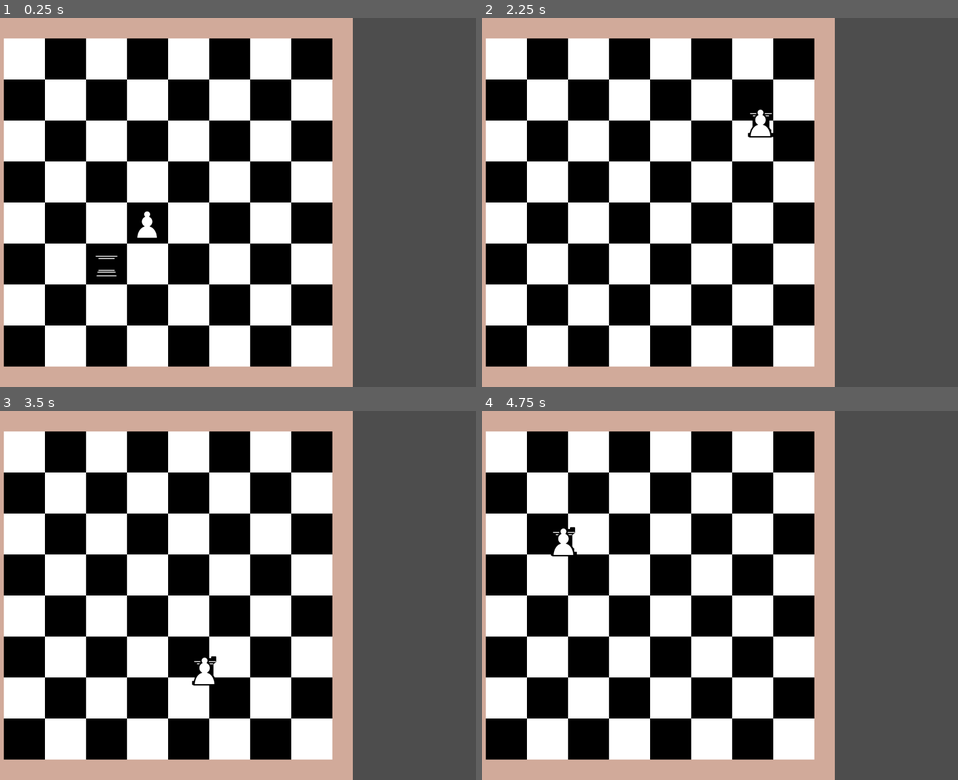
Above: before the commit, frames 1-4 (two rows, left to right).
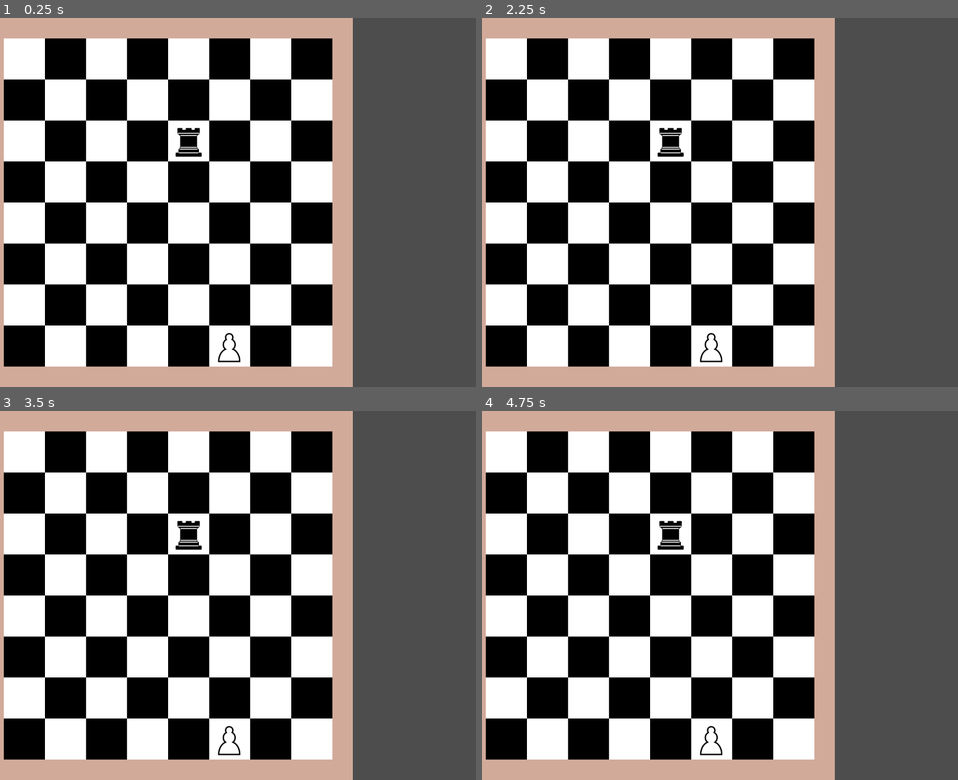
Above: after the commit, the same moments.

Repository: Hunter-1/Godot-Chess
Game: Godot game, scene res://game.tscn
The game is run twice, just before and just after one commit, with the same random seed, the same clock (stepped at 60 frames per second) and the same inputs.
Inputs (mouse positions are in pixels of both pictures, inside the frame that each line leads up to):
- Up to frame 1 (0.25 s): no input
- Up to frame 2 (2.25 s): tap Enter at 0.5, 2 s; move the mouse to (586, 265) at 0.52 s; press the mouse at (586, 265) at 0.53 s; tap Space at 1.25 s; move the mouse to (629, 224) at 1.27 s; release the mouse at (629, 224) at 1.28 s; click (629, 224) at 1.35 s; move the mouse to (762, 121) at 2.02 s; press the mouse at (762, 121) at 2.03 s
- Up to frame 3 (3.5 s): tap Space at 2.75 s; move the mouse to (204, 669) at 2.77 s; release the mouse at (204, 669) at 2.78 s; click (204, 669) at 2.85 s
- Up to frame 4 (4.75 s): tap Enter at 3.5 s; move the mouse to (858, 650) at 3.52 s; press the mouse at (858, 650) at 3.53 s; tap Space at 4.25 s; move the mouse to (562, 540) at 4.27 s; release the mouse at (562, 540) at 4.28 s; click (562, 540) at 4.35 s

The runs differ from the first frame. In frame 1, 0.7% of the frame differs, in the area x 20-51%, y 29-94%; in frame 2, 0.6%; in frame 3, 0.6%; in frame 4, 0.7%.

Commit message:
Piece can be Placed
A Piece that is picked up can be placed on any square

Diff:
--- a/board.gd
+++ b/board.gd
@@ -1,7 +1,13 @@
 extends Area2D
+
+
 
 var Squares = []
 var size: int = 8
+
+var is_piece_picked_up: bool = false
+var picked_up_boardPosition: Vector2i
+var picked_up_piece
 
 func _ready():
 	for i in range(size):
@@ -11,9 +17,22 @@
 			square.initialize(i,j)
 			add_child(square)
 			row.append(square)
+			square.connect("piece_clicked",self._on_piece_clicked)
+			square.connect("square_clicked", self._on_square_clicked)
+
 		Squares.append(row)
-	add_piece(create_piece(5,0),3,4)
+	add_piece(create_piece(5,0),7,5)
 	add_piece(create_piece(4,1),2,5)
+	move_piece(2,5,2,4)
+
+
+
+func move_piece(oldRow: int, oldCol: int, newRow: int, newCol: int):
+	add_piece(remove_piece(oldRow,oldCol),newRow, newCol)
+	print("Piece Moves from ",oldRow,oldCol," to ",newRow,newCol)
+
+func remove_piece(row: int, col: int):
+	return Squares[row][col].remove_piece()
 
 func add_piece(piece ,row: int, col: int):
 	Squares[row][col].set_piece(piece)
@@ -23,6 +42,24 @@
 	piece.initialize(type,color)
 	return piece
 
+func _on_piece_clicked(boardPosition: Vector2i, piece):
+	is_piece_picked_up = true
+	picked_up_boardPosition = boardPosition
+	picked_up_piece = piece
+	get_tree().call_group("squares", "set_is_second_pick",true)
+
+func _on_square_clicked(newBoardPosition: Vector2i, newPiece):
+	picked_up_piece.set_is_picked_up(false)
+	move_piece(
+	picked_up_boardPosition.y,
+	picked_up_boardPosition.x,
+	newBoardPosition.y,
+	newBoardPosition.x)
+	is_piece_picked_up = false
+	picked_up_boardPosition = Vector2i.ZERO
+	get_tree().call_group("squares", "set_is_second_pick",false)
+
+
 # Called every frame. 'delta' is the elapsed time since the previous frame.
 func _process(delta):
 	pass
--- a/piece.gd
+++ b/piece.gd
@@ -33,9 +33,10 @@
 		global_position = get_global_mouse_position()
 		global_position += Vector2(pickup_offset, pickup_offset)
 
+func set_is_picked_up(boolean: bool):
+	is_picked_up = boolean
+	if !is_picked_up:
+		position = Vector2.ZERO
 
-func _on_input_event(viewport, event, shape_idx):
-	if event.is_action_pressed("Click"):
-		if is_picked_up:
-			is_picked_up = false
-		is_picked_up = true
+func get_is_picked_up():
+	return is_picked_up
--- a/piece.tscn
+++ b/piece.tscn
@@ -110,5 +110,3 @@
 position = Vector2(50, 50)
 sprite_frames = SubResource("SpriteFrames_u48fa")
 animation = &"Piece Appearance"
-
-[connection signal="input_event" from="." to="." method="_on_input_event"]
--- a/square.gd
+++ b/square.gd
@@ -1,5 +1,7 @@
 extends Area2D
 
+signal piece_clicked(boardPosition: Vector2i, piece)
+signal square_clicked(boardPosition: Vector2i)
 
 var boardPosition: Vector2i
 
@@ -12,8 +14,10 @@
 var white_color = Color(1,1,1)
 var black_color = Color(0,0,0)
 
+var is_second_pick: bool = false
+
 func initialize(row: int, col: int):
-	boardPosition = Vector2i(row, col)
+	boardPosition = Vector2i(col,row)
 	position = _get_squarePosition()
 
 # Called when the node enters the scene tree for the first time.
@@ -34,7 +38,27 @@
 	add_child(newPiece)
 	self.piece = newPiece
 
+func remove_piece():
+	var piece = self.piece
+	self.piece = null
+	remove_child(piece)
+	return piece
+
+func set_is_second_pick(boolean: bool):
+	is_second_pick = boolean
 
 # Called every frame. 'delta' is the elapsed time since the previous frame.
 func _process(delta):
 	pass
+
+func _on_input_event(viewport, event, shape_idx):
+	if event.is_action_pressed("Click"):
+		if !is_second_pick:
+			if piece != null:
+				piece.set_is_picked_up(true)
+				emit_signal("piece_clicked",boardPosition,piece)
+			else:
+				print(boardPosition)
+		else:
+			if piece == null:
+				emit_signal("square_clicked",boardPosition,piece)
--- a/square.tscn
+++ b/square.tscn
@@ -5,7 +5,7 @@
 [sub_resource type="RectangleShape2D" id="RectangleShape2D_72xvd"]
 size = Vector2(100, 100)
 
-[node name="Square" type="Area2D"]
+[node name="Square" type="Area2D" groups=["squares"]]
 script = ExtResource("1_co8kv")
 
 [node name="Polygon2D" type="Polygon2D" parent="."]
@@ -15,3 +15,5 @@
 visible = false
 position = Vector2(50, 50)
 shape = SubResource("RectangleShape2D_72xvd")
+
+[connection signal="input_event" from="." to="." method="_on_input_event"]
